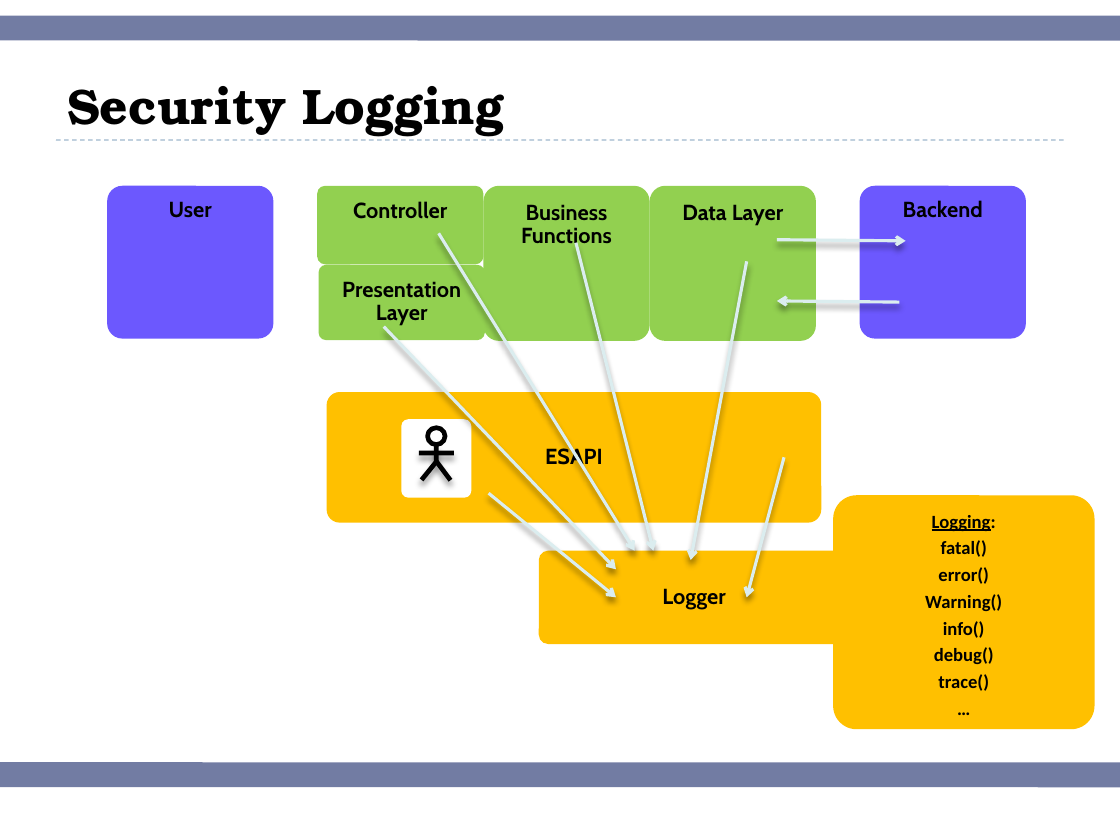
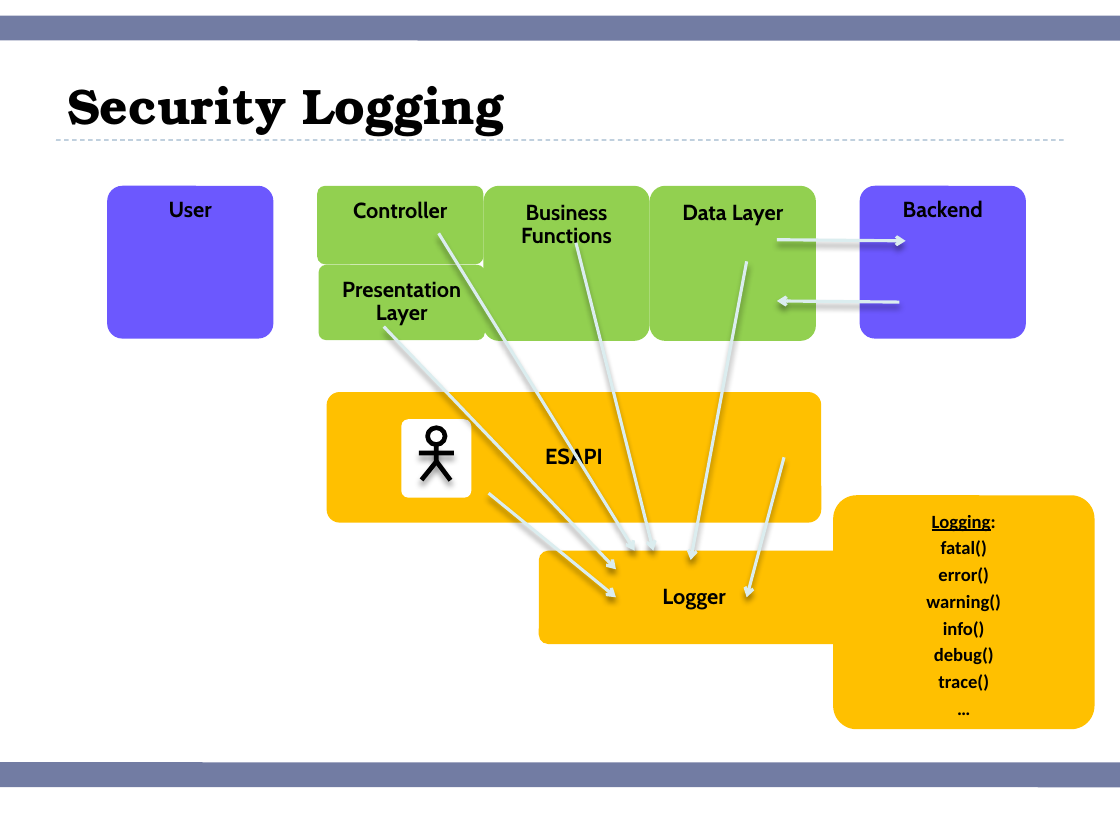
Before and after one commit to ibnemahdi/owasp-esapi-java, a slide deck: slide 10 of documentation/ESAPI Javadoc Pictures.pptx. Drawn at 1120x840 pixels with LibreOffice and Linux fonts; fonts in the diff are those of the drawing. Boxes give left, top, right and bottom in pixels: in the first picture for what was removed or moved away, otherwise in the second. Text is boxed around its words. In the diff, an @@ line names an element or a change of style, - is before the commit and + after.

```diff
--- a/documentation/ESAPI Javadoc Pictures.pptx
+++ b/documentation/ESAPI Javadoc Pictures.pptx
@@ text at [926, 594, 1000, 611]: text changed @@
-Warning()
+warning()
```
Also in this commit, not shown: 7 other files.
